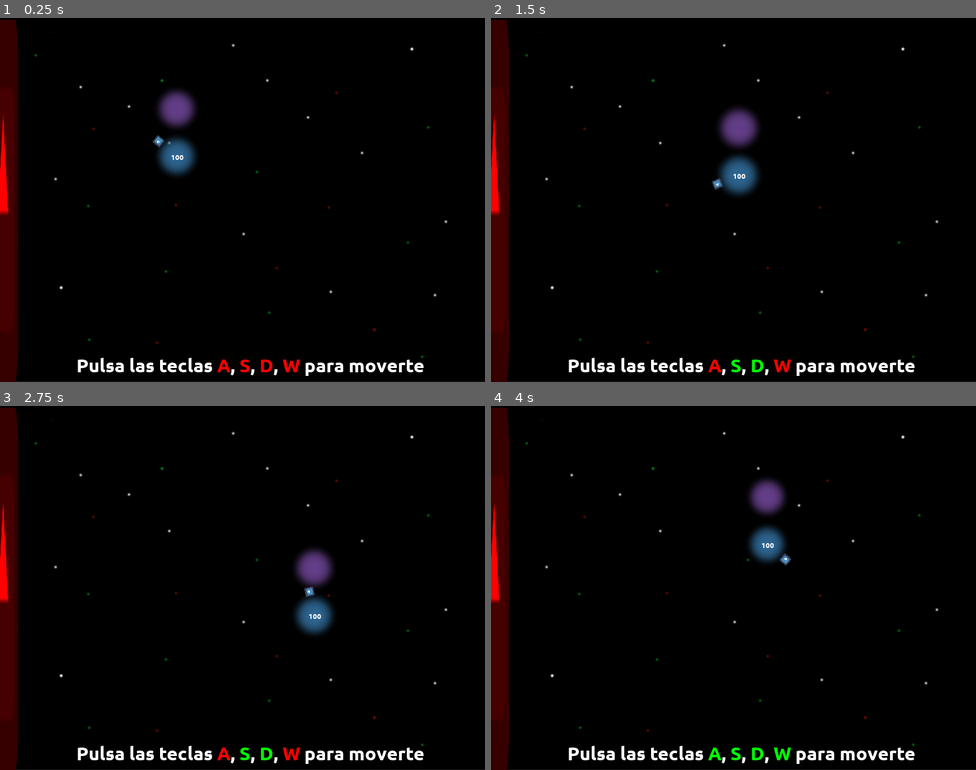
Above: before the commit, frames 1-4 (two rows, left to right).
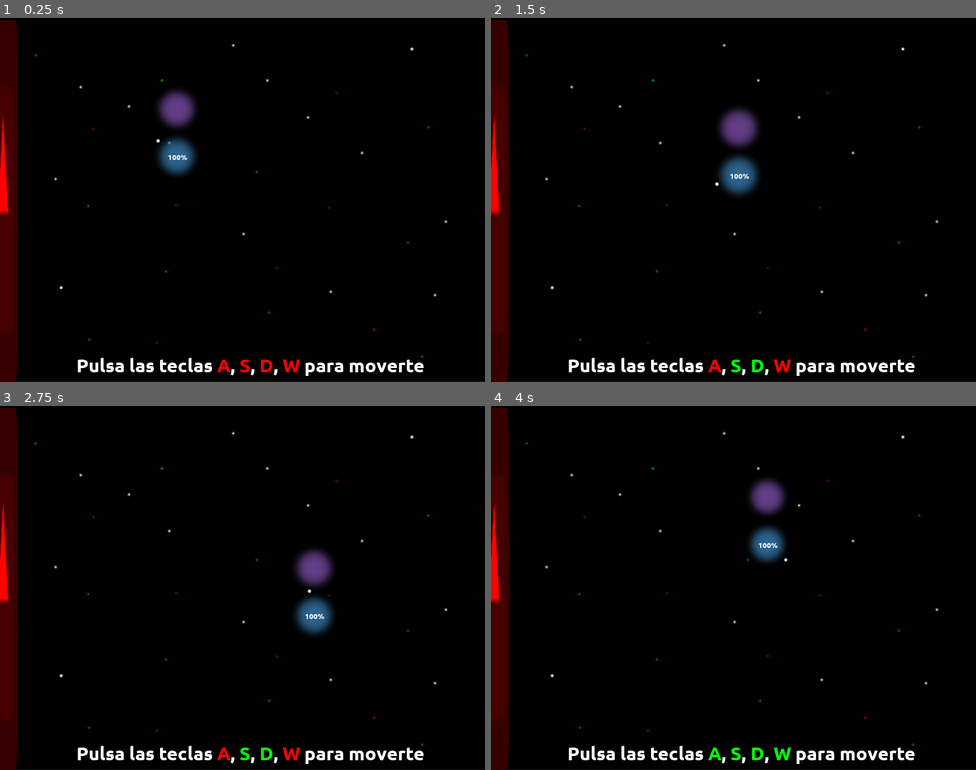
Above: after the commit, the same moments.

Repository: moisesjbc/cinco-etapas
Game: Godot game, scene res://scenes/main_scene/main_scene.tscn
Same seed, same stepped clock (60 frames per second), same inputs: the game is played once before the commit and once after it. The engine's default icon, where the game draws it, is replaced by a stand-in: a white triangle on a blue panel in a dark square.
Inputs (mouse positions are in pixels of both pictures, inside the frame that each line leads up to):
- Up to frame 1 (0.25 s): no input
- Up to frame 2 (1.5 s): tap Enter at 0.5 s; move the mouse to (840, 181) at 0.52 s; hold Right (ui_right) 0.53-1.28 s; click (840, 181) at 0.67 s; tap Space at 0.77 s; move the mouse to (636, 218) at 1.27 s; hold Down (ui_down) from 1.28 s (still down)
- Up to frame 3 (2.75 s): tap Space at 1.52 s; move the mouse to (291, 507) at 2.02 s; release Down (ui_down) at 2.03 s; hold Right (ui_right) from 2.03 s (still down)
- Up to frame 4 (4 s): move the mouse to (709, 660) at 2.77 s; release Right (ui_right) at 2.78 s; hold Up (ui_up) 2.78-3.53 s; click (709, 660) at 2.92 s; tap Space at 3.02, 3.77 s; move the mouse to (879, 642) at 3.52 s; hold Left (ui_left) from 3.53 s (still down)

The runs differ from the first frame. In frame 1, less than 0.1% of the frame differs, in the area x 31-39%, y 32-39%; in frame 2, less than 0.1%, in the area x 45-54%, y 42-48%; in frame 3, less than 0.1%; in frame 4, less than 0.1%.

Commit message:
Added sprite for bullet aim and adjusted tween for energy ball

Diff:
--- a/godot-project/scenes/energy_ball/energy_ball.gd
+++ b/godot-project/scenes/energy_ball/energy_ball.gd
@@ -9,7 +9,7 @@
 
 func _ready():
 	scales[0] = scale
-	scales[1] = scale + Vector2(0.1, 0.1)
+	scales[1] = scale + Vector2(scale.x * 0.1, scale.y * 0.1)
 	start_tween()
 	self.modulate = color
 
--- a/godot-project/scenes/player/player.gd
+++ b/godot-project/scenes/player/player.gd
@@ -74,7 +74,7 @@
 	bullet.global_rotation = $bullet_respawn/sprite.global_rotation
 
 func update_life_label():
-	$life_label.text = str(life)
+	$life_label.text = str(life) + "%"
 
 func meteorite_hit():
 	take_damage(damage_per_meteorite)
--- a/godot-project/scenes/player/player.tscn
+++ b/godot-project/scenes/player/player.tscn
@@ -1,6 +1,5 @@
-[gd_scene load_steps=8 format=2]
+[gd_scene load_steps=7 format=2]
 
-[ext_resource path="res://icon.png" type="Texture" id=1]
 [ext_resource path="res://scenes/player/player.gd" type="Script" id=2]
 [ext_resource path="res://scenes/loved_one/loved_one.tscn" type="PackedScene" id=3]
 [ext_resource path="res://scenes/energy_ball/energy_ball.tscn" type="PackedScene" id=4]
@@ -20,16 +19,18 @@
 stick_penalty_by_friend = 20
 
 [node name="shape" type="CollisionShape2D" parent="."]
+visible = false
 shape = SubResource( 1 )
 
 [node name="bullet_respawn" type="Position2D" parent="."]
 
-[node name="sprite" type="Sprite" parent="bullet_respawn"]
-position = Vector2( 50, 0 )
-scale = Vector2( 0.3, 0.3 )
-texture = ExtResource( 1 )
+[node name="sprite" parent="bullet_respawn" instance=ExtResource( 4 )]
+position = Vector2( 51.2052, 1.19209e-07 )
+scale = Vector2( 0.1, 0.1 )
+color = Color( 0.988235, 0.988235, 0.988235, 1 )
 
 [node name="loved_one" parent="." instance=ExtResource( 3 )]
+position = Vector2( 0.235962, 0.235962 )
 
 [node name="healing_timer" type="Timer" parent="."]
 
